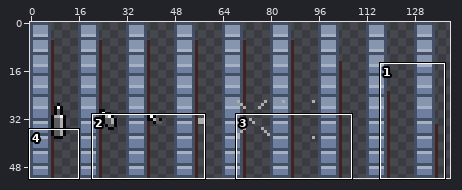
A sprite sheet gets an edit: Art/v1.1 dungeon crawler 16x16 pixel pack/lateral door.png. Above: a wide view before the commit, with the close-up outlined.
Close-up. The starting point:
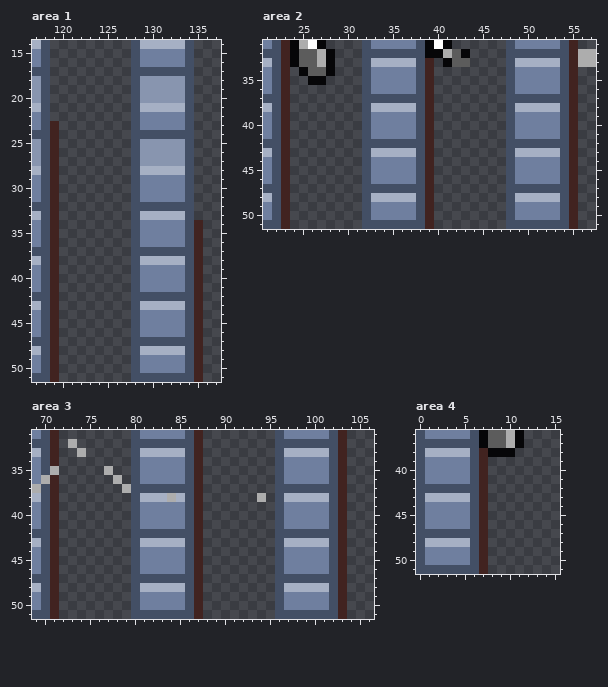
The file is 144x52 pixels. Shown: area 1: x 117..137, y 14..51; area 2: x 21..57, y 31..51; area 3: x 69..106, y 31..51; area 4: x 0..15, y 36..51. The wide view leaves out empty margins.
After:
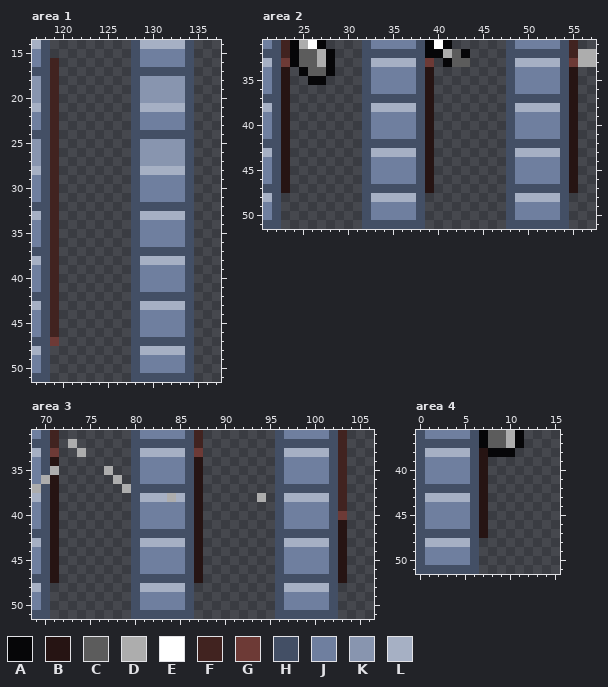
Palette (. is transparent): A #060608  B #261413  C #5c5c5c  D #adadad  E #ffffff  F #412320  G #6d3a36  H #434f65  J #6f7f9f  K #8895af  L #a6b0c4
Diff:
Changed rows in their new state; - is an unchanged pixel.
Area 1:
first column x 119:
16 F
17 F
18 F
19 F
20 F
21 F
22 F
first column x 119:
34 ----------------.
35 ----------------.
36 ----------------.
37 ----------------.
38 ----------------.
39 ----------------.
40 ----------------.
41 ----------------.
42 ----------------.
43 ----------------.
44 ----------------.
45 ----------------.
46 ----------------.
47 G---------------.
48 .---------------.
49 .---------------.
50 .---------------.
51 .---------------.
Area 2:
first column x 23:
33 G---------------G---------------G
34 B---------------B---------------B
35 B---------------B---------------B
36 B---------------B---------------B
37 B---------------B---------------B
38 B---------------B---------------B
39 B---------------B---------------B
40 B---------------B---------------B
41 B---------------B---------------B
42 B---------------B---------------B
43 B---------------B---------------B
44 B---------------B---------------B
45 B---------------B---------------B
46 B---------------B---------------B
47 B---------------B---------------B
48 .---------------.---------------.
49 .---------------.---------------.
50 .---------------.---------------.
51 .---------------.---------------.
Area 3:
first column x 71:
33 G---------------G----------------
34 B---------------B----------------
35 ----------------B----------------
36 B---------------B----------------
37 B---------------B----------------
38 B---------------B----------------
39 B---------------B----------------
40 B---------------B---------------G
41 B---------------B---------------B
42 B---------------B---------------B
43 B---------------B---------------B
44 B---------------B---------------B
45 B---------------B---------------B
46 B---------------B---------------B
47 B---------------B---------------B
48 .---------------.---------------.
49 .---------------.---------------.
50 .---------------.---------------.
51 .---------------.---------------.
Area 4:
first column x 7:
38 B
39 B
40 B
41 B
42 B
43 B
44 B
45 B
46 B
47 B
48 .
49 .
50 .
51 .
